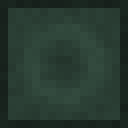
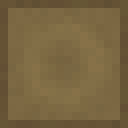
Layer changes from the first 128x128 image to the second:
removed layer "Layer 2" over <box>0,0,128,128</box>
renamed "Layer 1 copy" to "Layer 0 copy", opacity 100% → 15%, moved it above "Layer 0", painted on it over <box>0,0,128,128</box>
painted on "Layer 0" over <box>0,0,128,128</box>
painted on "Layer 1" over <box>0,0,128,128</box>
